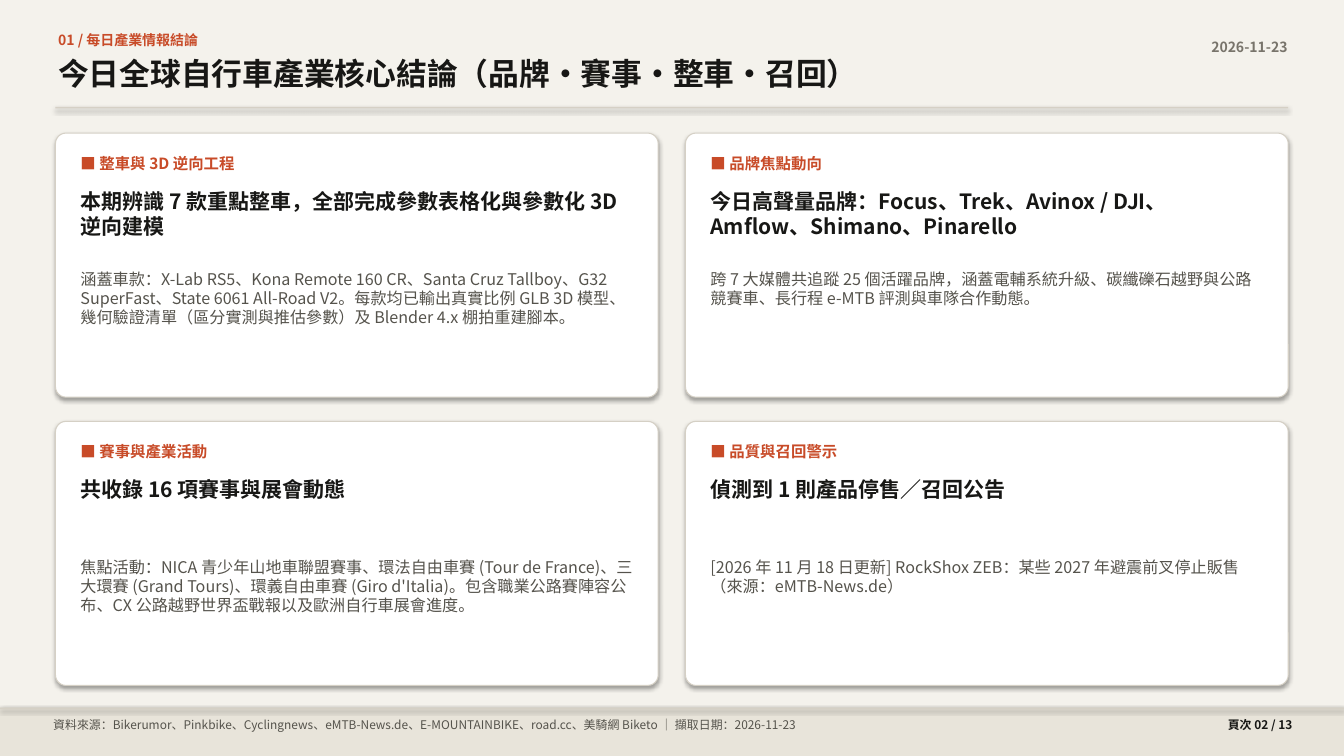
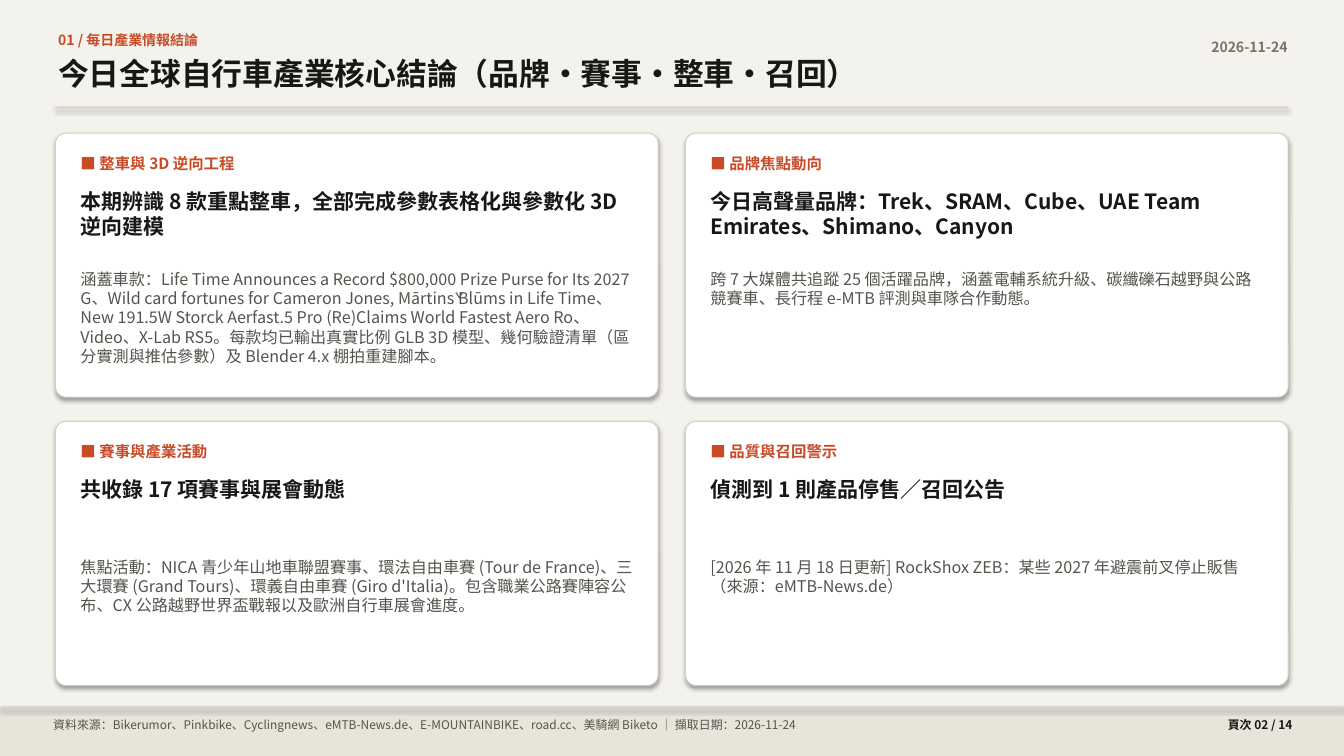
Before and after one commit to pc007ya/BikeResearch-Daily, a slide deck: slide 2 of docs/data/daily_briefing.pptx. Drawn at 1344x756 pixels with LibreOffice and Linux fonts; fonts in the diff are those of the drawing. Boxes give left, top, right and bottom in pixels: in the first picture for what was removed or moved away, otherwise in the second. Text is boxed around its words. In the diff, an @@ line names an element or a change of style, - is before the commit and + after.

```diff
--- a/docs/data/daily_briefing.pptx
+++ b/docs/data/daily_briefing.pptx
@@ text at <box>1211,41,1287,52</box>: text changed @@
-2026-11-23
+2026-11-24
@@ text at <box>80,188,617,239</box>: text changed @@
-本期辨識 7 款重點整車，全部完成參數表格化與參數化 3D 逆向建模
+本期辨識 8 款重點整車，全部完成參數表格化與參數化 3D 逆向建模
@@ text at <box>710,191,1201,239</box>: text changed @@
-今日高聲量品牌：Focus、Trek、Avinox / DJI、Amflow、Shimano、Pinarello
+今日高聲量品牌：Trek、SRAM、Cube、UAE Team Emirates、Shimano、Canyon
@@ text at <box>80,271,630,364</box>: text changed @@
-涵蓋車款：X-Lab RS5、Kona Remote 160 CR、Santa Cruz Tallboy、G32 SuperFast、State 6061 All-Road V2。每款均已輸出真實比例 GLB 3D 模型、幾何驗證清單（區分實測與推估參數）及 Blender 4.x 棚拍重建腳本。
+涵蓋車款：Life Time Announces a Record $800,000 Prize Purse for Its 2027 G、Wild card fortunes for Cameron Jones, Mārtinš Blūms in Life Time、New 191.5W Storck Aerfast.5 Pro (Re)Claims World Fastest Aero Ro、Video、X-Lab RS5。每款均已輸出真實比例 GLB 3D 模型、幾何驗證清單（區分實測與推估參數）及 Blender 4.x 棚拍重建腳本。
@@ text at <box>80,476,346,502</box>: text changed @@
-共收錄 16 項賽事與展會動態
+共收錄 17 項賽事與展會動態
@@ text at <box>53,719,796,732</box>: text changed @@
-資料來源：Bikerumor、Pinkbike、Cyclingnews、eMTB-News.de、E-MOUNTAINBIKE、road.cc、美騎網 Biketo ｜ 擷取日期：2026-11-23
+資料來源：Bikerumor、Pinkbike、Cyclingnews、eMTB-News.de、E-MOUNTAINBIKE、road.cc、美騎網 Biketo ｜ 擷取日期：2026-11-24
@@ text at <box>1228,719,1292,730</box>: text changed @@
-頁次 02 / 13
+頁次 02 / 14
```
Also in this commit, not shown: 12 other slides changed, 1 slide added, 36 other files.
